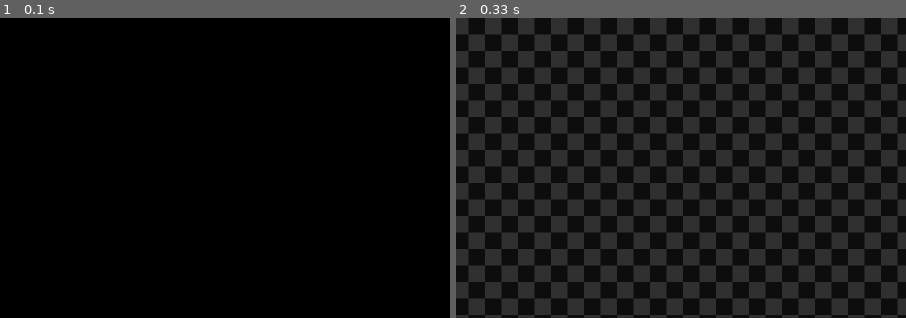
Above: before the commit, frames 1-2 (left to right).
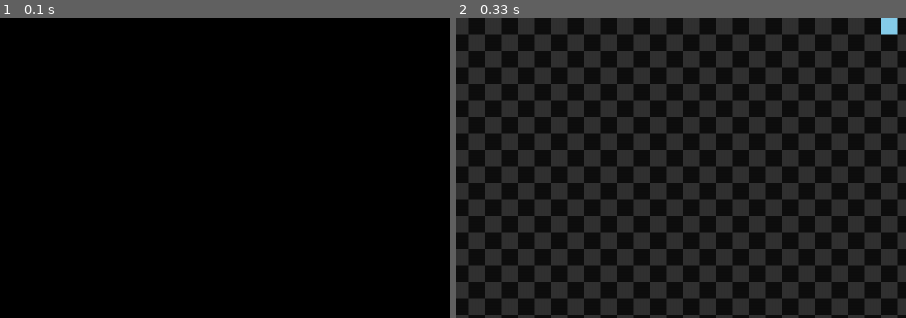
Above: after the commit, the same moments.

Repository: alice-ch/AP_Hackathon
Game: pygame game, started from main.py
Two runs of this game, one before a commit and one after it. Both use one fixed random seed, a clock stepped at 60 frames per second and the inputs below.
Inputs:
- Up to frame 1 (0.1 s): no input
- Up to frame 2 (0.33 s): no input
The pictures show only the part of the screen within x 0-50%, y 0-50%; the shares and areas given below are measured in that part.

Frame 1 is identical in both runs. In frame 2, 0.2% of the frame differs, in the area x 94-99%, y 0-6%.

Commit message:
Affichage de la pièce

Diff:
--- a/main.py
+++ b/main.py
@@ -32,6 +32,7 @@
 
     def display(self):
         self.display_checkerboard()
+        self.piece.display(self.screen)
 
 
 class Piece:
@@ -77,7 +78,7 @@
     game.piece
 
     while game.is_running:
-        pygame.display.set_caption("Rogue")
+        pygame.display.set_caption("Rogue by GASCO")
         clock.tick(CLOCK_FREQUENCY)
 
         for event in pygame.event.get():
